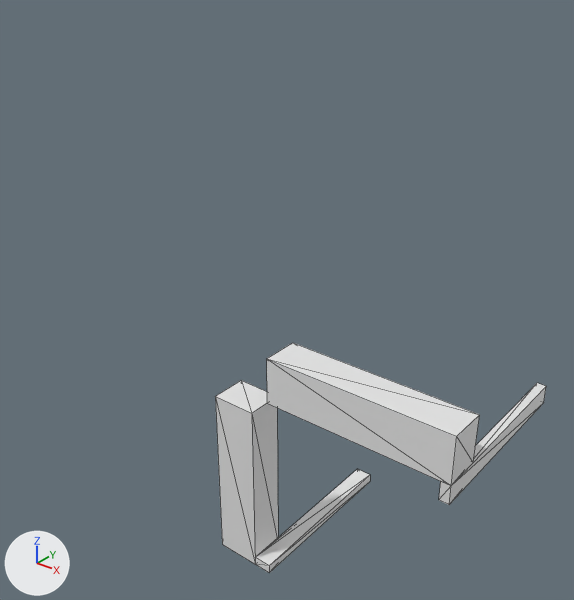
Before and after pictures for a commit that changed the OBJ model Data/bmc/tiles_structure/t_013.obj.
Rendered twice from a 50 mm camera at (1.06, -1.248, 1.121) aimed at (-0.155, 0.271, 0.18). Arrows for +X, +Y and +Z are at lower left; the lights stay in place. Mesh edges are drawn as thin lines. Where no turn or scale is listed for an object, it has been applied to the vertices.

Names of what the first picture shows: 't_013'.
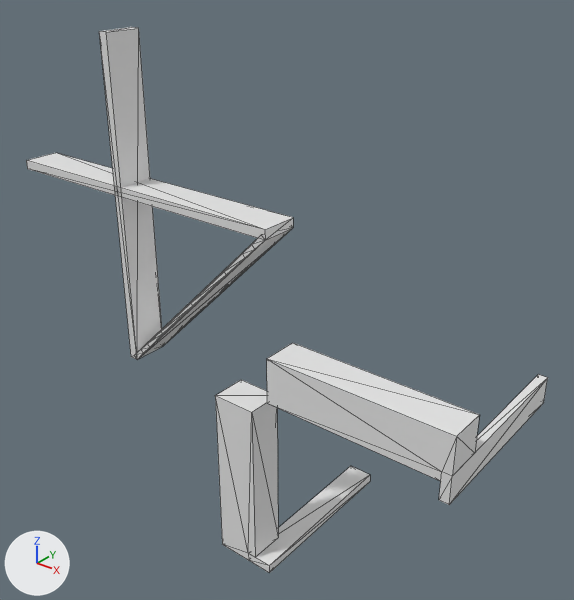
Pixel boxes [x1, y1, x2, y2] of what changed, in the pictures (574 x 600 px; the box of a moved part takes in the faces that stretch with it):
't_013', reshaped (58% wider, 137% taller): before [215, 343, 546, 573]; after [26, 27, 548, 573]
part 1 of me_t_013, added: after [26, 27, 293, 359]
part 2 of me_t_013, moved or reshaped: before [215, 359, 546, 572]; after [215, 359, 548, 572]

Edits to the bpy script that builds the scene:
```text
Change me_t_013:
    used by ob_t_013; location = (0.0, 0.0, 0.0)
    remove me_t_013.from_pydata(...)  # 30 vertices, 48 faces; spans x -0.175..0.5, y 0.0..0.5, z -0.5..0.175
    add me_t_013.from_pydata(...)  # 128 vertices, 244 faces; spans x -0.875..0.5, y 0.0..0.5, z -0.5..0.875
    me_t_013 part 1: a new loose piece of 92 vertices spanning x -0.875..0.0, y 0.0..0.1, z 0.0..0.875
    me_t_013 part 2
    11 vertices are removed from x -0.175..0.5, y 0.0..0.5, z -0.5..0.05
    41 faces are deleted
    1 vertex moves from x 0.5, y 0.5, z 0.05 to x 0.475, y 0.5, z 0.075
    17 vertices are added at x -0.175..0.5, y 0.0..0.5, z -0.5..0.075
    57 new faces join them
```
